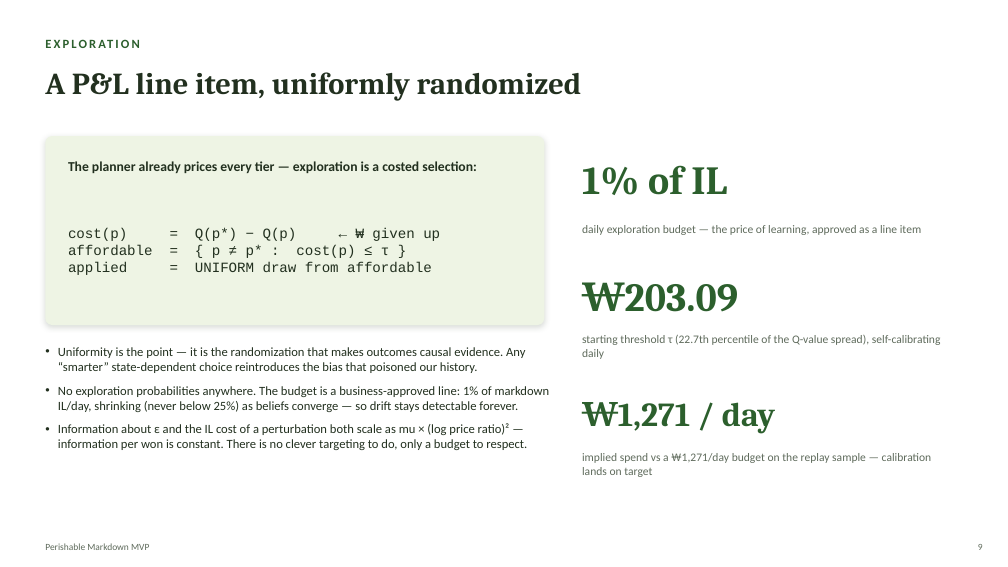
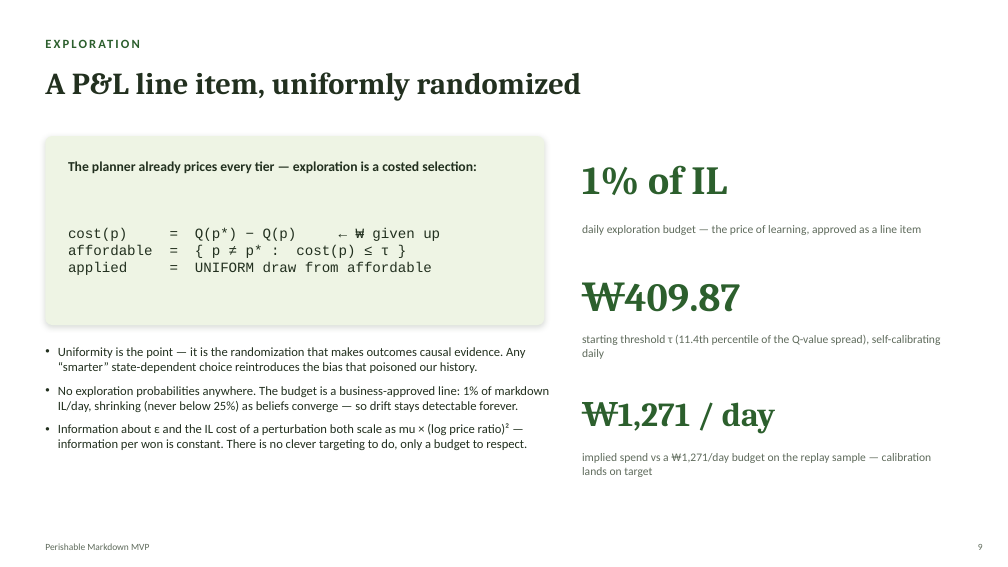
Before and after one commit to Kamalyunus/fresh-markdown, a slide deck: slide 9 of docs/perishable_markdown_tech_deck.pptx. Drawn at 1008x567 pixels with LibreOffice and Linux fonts; fonts in the diff are those of the drawing. Boxes give left, top, right and bottom in pixels: in the first picture for what was removed or moved away, otherwise in the second. Text is boxed around its words. In the diff, an @@ line names an element or a change of style, - is before the commit and + after.

```diff
--- a/docs/perishable_markdown_tech_deck.pptx
+++ b/docs/perishable_markdown_tech_deck.pptx
@@ text at [625, 284, 741, 312]: text changed @@
-₩203.09
+₩409.87
@@ text at [582, 335, 941, 359]: text changed @@
-starting threshold τ (22.7th percentile of the Q-value spread), self-calibrating daily
+starting threshold τ (11.4th percentile of the Q-value spread), self-calibrating daily
```
Also in this commit, not shown: 9 other slides changed, 4 other files.
